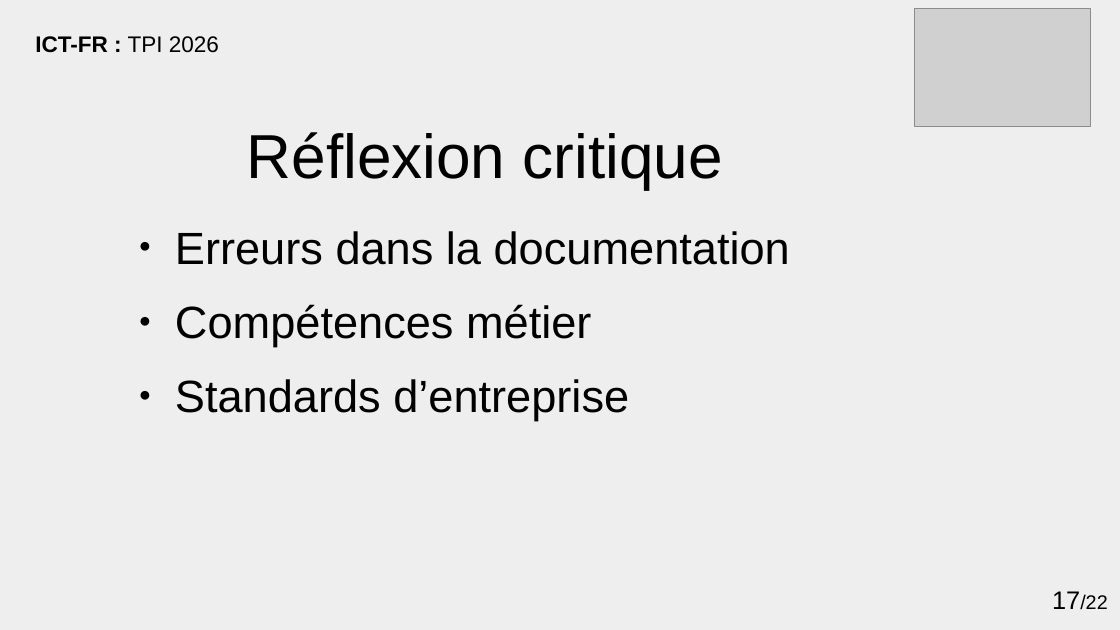
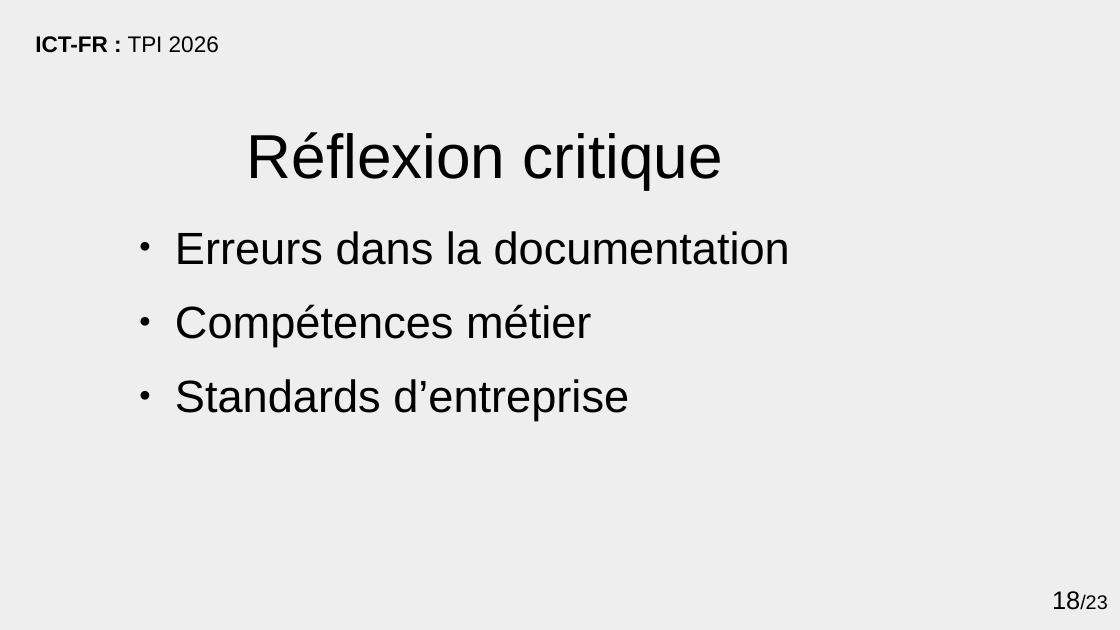
Before and after one commit to Lucielle-Voeffray/TPI-2026, a slide deck: slide 18 of defense/presentation.odp (slide 17 before the commit). Drawn at 1120x630 pixels with LibreOffice and Linux fonts; fonts in the diff are those of the drawing; grey boxes stand for pictures; background and template pictures are left out. Boxes give left, top, right and bottom in pixels: in the first picture for what was removed or moved away, otherwise in the second. Text is boxed around its words. In the diff, an @@ line names an element or a change of style, - is before the commit and + after.

```diff
--- a/defense/presentation.odp
+++ b/defense/presentation.odp
@@ picture removed at [915, 9, 1091, 127] @@
@@ page number at [1052, 591, 1107, 610]: text changed @@
-17/22
+18/23
```
Also in this commit, not shown: 12 other slides changed, 10 slides added, 9 slides removed, 1 other file.
